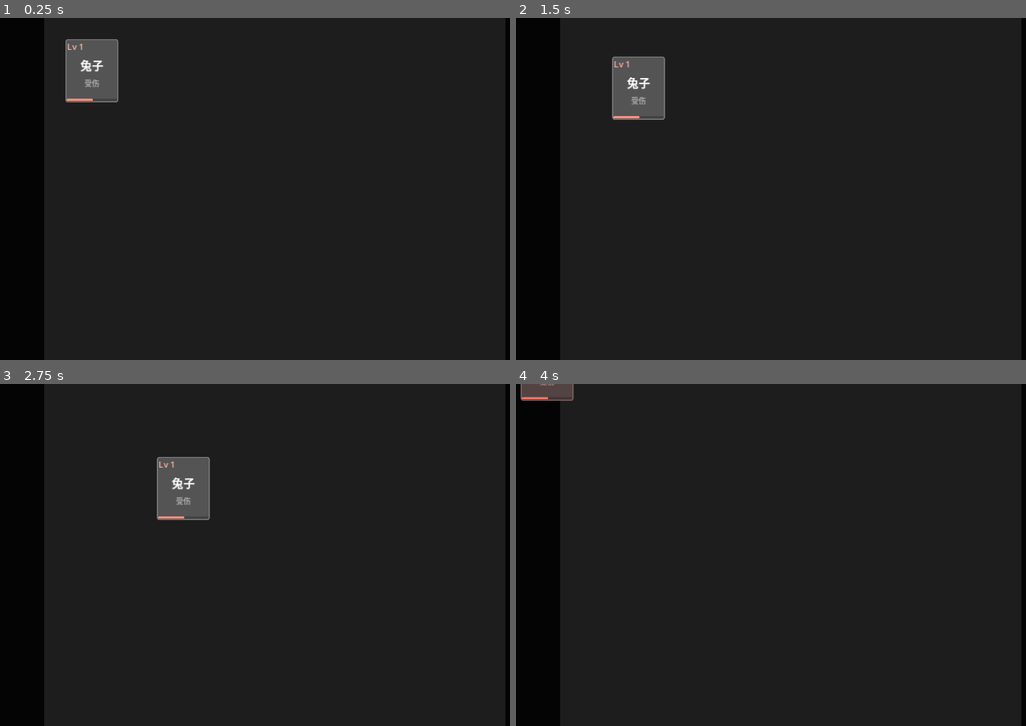
Above: before the commit, frames 1-4 (two rows, left to right).
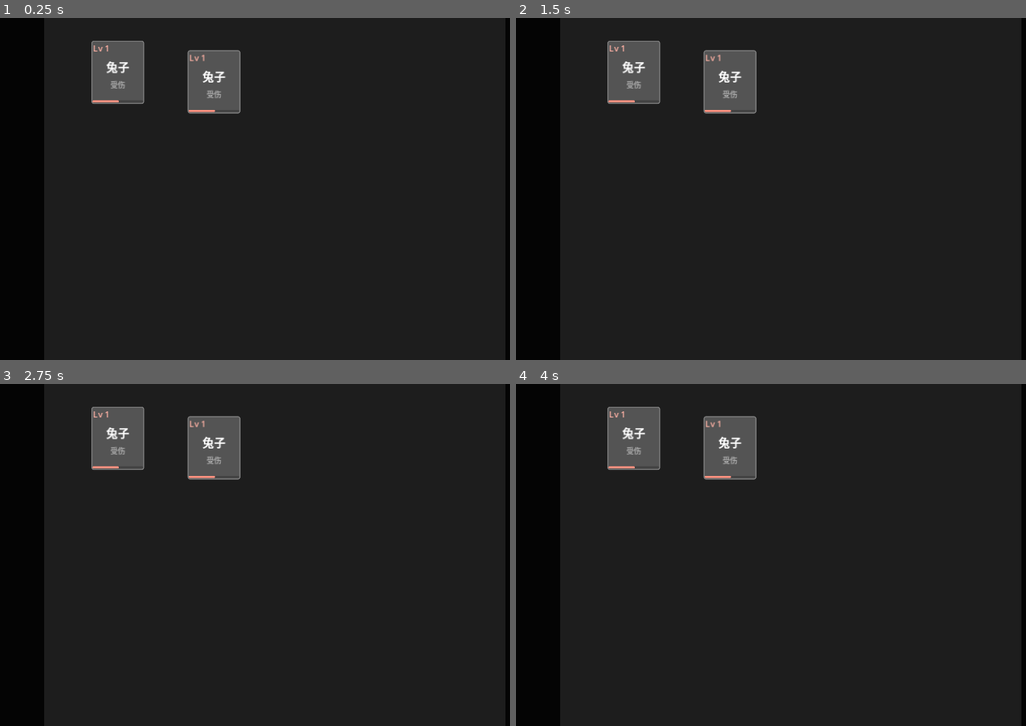
Above: after the commit, the same moments.

Repository: onlyLucky/SweetCake
Game: Godot game, scene res://scenes/main.tscn
Two runs of this game, one before a commit and one after it. Both use one fixed random seed, a clock stepped at 60 frames per second and the inputs below.
Inputs (mouse positions are in pixels of both pictures, inside the frame that each line leads up to):
- Up to frame 1 (0.25 s): no input
- Up to frame 2 (1.5 s): tap Enter at 0.5 s; move the mouse to (924, 171) at 0.52 s; click (924, 171) at 0.67 s; tap Space at 1.25 s; drag from (669, 206) to (760, 257) at 1.27 s
- Up to frame 3 (2.75 s): tap Enter at 2 s; move the mouse to (336, 479) at 2.02 s; click (336, 479) at 2.17 s
- Up to frame 4 (4 s): tap Space at 2.75 s; drag from (760, 623) to (607, 503) at 2.77 s; tap Enter at 3.5 s; move the mouse to (975, 606) at 3.52 s; click (975, 606) at 3.67 s

The runs differ from the first frame. In frame 1, 4.1% of the frame differs, in the area x 12-48%, y 6-28%; in frame 2, 3.5%; in frame 3, 5.3%, in the area x 17-48%, y 6-40%; in frame 4, 4.4%.

Commit message:
feat: add script.

Diff:
--- a/fruit/CardLand/scenes/CardItem.tscn
+++ b/fruit/CardLand/scenes/CardItem.tscn
@@ -29,6 +29,7 @@
 script = ExtResource("1_p06fo")
 
 [node name="CardCon" type="Panel" parent="."]
+layout_mode = 0
 offset_right = 100.0
 offset_bottom = 120.0
 theme_override_styles/panel = SubResource("StyleBoxFlat_nmupp")
--- a/fruit/CardLand/scenes/card_item.gd
+++ b/fruit/CardLand/scenes/card_item.gd
@@ -26,40 +26,16 @@
 	start_position = position
 	boundary_rect = Rect2(Vector2(0,0), get_parent().size)
 
-func _input(event: InputEvent):
-	_card_darg_input(event)
-
-func _card_darg_input(event: InputEvent) -> void:
-	var is_touch_event = event is InputEventScreenTouch
-	var is_drag_event = event is InputEventScreenDrag
-
-	if (event is InputEventMouseButton and event.button_index == MOUSE_BUTTON_LEFT) or is_touch_event:
-		if event.is_pressed():
-			drag_offset = get_local_mouse_position()
-			is_dragging = true
-			# 防止事件冒泡
-			get_viewport().set_input_as_handled()
-		elif is_dragging:  # 松开手指/鼠标
-			is_dragging = false
-			z_index = 0
-			_check_boundary()
-			get_viewport().set_input_as_handled()
-
-	elif (event is InputEventMouseMotion or is_drag_event) and is_dragging:
-		# get_global_mouse_position 获取鼠标/触摸点相对于游戏窗口左上角的全局坐标
-		# get_global_transform().get_scale() 获取控件当前的全局缩放比例
-		var target_pos = get_global_mouse_position() - drag_offset * get_global_transform().get_scale()
-		position = get_parent().get_global_transform().affine_inverse() * target_pos
-		_check_boundary()
-		get_viewport().set_input_as_handled()
-
-
-
 # Called every frame. 'delta' is the elapsed time since the previous frame.
 func _process(delta: float) -> void:
 	pass
 
 
+# 设置位移
+func set_move_pos(pos: Vector2):
+	position = pos
+
+# 检测边缘
 func _check_boundary():
 	# encloses 严格完全包含检测（不允许任何部分超出）
 	# 类似于子场景加载 size 为0， 内部设置size也无效 节点树获取的是外部的
--- /dev/null
+++ b/fruit/CardLand/scenes/main.gd
@@ -0,0 +1,15 @@
+extends Control
+
+
+var is_dragging := false
+var start_position := Vector2()
+var drag_offset := Vector2.ZERO #点击位置偏移
+
+# Called when the node enters the scene tree for the first time.
+func _ready() -> void:
+	pass # Replace with function body.
+
+
+# Called every frame. 'delta' is the elapsed time since the previous frame.
+func _process(delta: float) -> void:
+	pass
--- a/fruit/CardLand/scenes/main.tscn
+++ b/fruit/CardLand/scenes/main.tscn
@@ -1,6 +1,8 @@
-[gd_scene load_steps=2 format=3 uid="uid://p5qn2meem1ki"]
+[gd_scene load_steps=4 format=3 uid="uid://p5qn2meem1ki"]
 
 [ext_resource type="PackedScene" uid="uid://thghlq82q1cx" path="res://scenes/CardItem.tscn" id="1_w7ou6"]
+[ext_resource type="Script" path="res://scenes/main.gd" id="1_xxr4p"]
+[ext_resource type="Script" path="res://scripts/dragBox.gd" id="2_cveqq"]
 
 [node name="Main" type="Control"]
 layout_mode = 3
@@ -11,6 +13,7 @@
 grow_vertical = 2
 size_flags_horizontal = 3
 size_flags_vertical = 3
+script = ExtResource("1_xxr4p")
 
 [node name="Bg" type="ColorRect" parent="."]
 layout_mode = 1
@@ -45,8 +48,35 @@
 grow_vertical = 2
 color = Color(0.114897, 0.114897, 0.114897, 1)
 
-[node name="CardItem" parent="CardBox" instance=ExtResource("1_w7ou6")]
-offset_left = 40.0
-offset_top = 40.0
-offset_right = 140.0
-offset_bottom = 160.0
+[node name="CardParents" type="Control" parent="CardBox"]
+layout_mode = 1
+anchors_preset = 15
+anchor_right = 1.0
+anchor_bottom = 1.0
+grow_horizontal = 2
+grow_vertical = 2
+script = ExtResource("2_cveqq")
+
+[node name="CardItem" parent="CardBox/CardParents" instance=ExtResource("1_w7ou6")]
+layout_mode = 1
+anchors_preset = 15
+anchor_right = 1.0
+anchor_bottom = 1.0
+offset_left = 89.0
+offset_top = 43.0
+offset_right = -683.0
+offset_bottom = -485.0
+grow_horizontal = 2
+grow_vertical = 2
+
+[node name="CardItem2" parent="CardBox/CardParents" instance=ExtResource("1_w7ou6")]
+layout_mode = 1
+anchors_preset = 15
+anchor_right = 1.0
+anchor_bottom = 1.0
+offset_left = 271.0
+offset_top = 61.0
+offset_right = -501.0
+offset_bottom = -467.0
+grow_horizontal = 2
+grow_vertical = 2
--- /dev/null
+++ b/fruit/CardLand/scripts/dragBox.gd
@@ -0,0 +1,44 @@
+extends Control
+
+var is_dragging := false
+var start_position := Vector2()
+var drag_offset := Vector2.ZERO #点击位置偏移
+
+# Called when the node enters the scene tree for the first time.
+func _ready() -> void:
+	pass # Replace with function body.
+
+
+# Called every frame. 'delta' is the elapsed time since the previous frame.
+func _process(delta: float) -> void:
+	pass
+
+func _input(event: InputEvent):
+	_card_darg_input(event)
+
+func _card_darg_input(event: InputEvent) -> void:
+	var is_touch_event = event is InputEventScreenTouch
+	var is_drag_event = event is InputEventScreenDrag
+
+	if (event is InputEventMouseButton and event.button_index == MOUSE_BUTTON_LEFT) or is_touch_event:
+		if event.is_pressed():
+			drag_offset = get_local_mouse_position()
+			is_dragging = true
+			# 防止事件冒泡
+			get_viewport().set_input_as_handled()
+		elif is_dragging:  # 松开手指/鼠标
+			is_dragging = false
+			#z_index = 0
+			#_check_boundary()
+			get_viewport().set_input_as_handled()
+
+	elif (event is InputEventMouseMotion or is_drag_event) and is_dragging:
+		# get_global_mouse_position 获取鼠标/触摸点相对于游戏窗口左上角的全局坐标
+		# get_global_transform().get_scale() 获取控件当前的全局缩放比例
+		#if card_con.get_rect().has_point(get_local_mouse_position()):
+		var target_pos = get_global_mouse_position() - drag_offset * get_global_transform().get_scale()
+		#position = get_parent().get_global_transform().affine_inverse() * target_pos
+		#_check_boundary()
+		print("drag card box")
+
+		get_viewport().set_input_as_handled()
